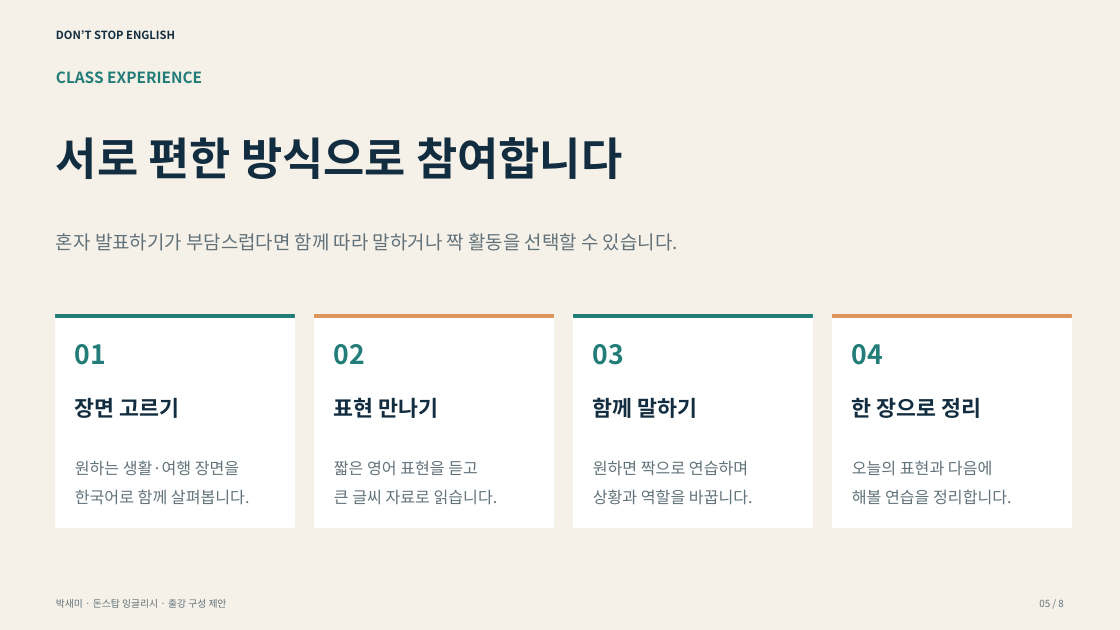
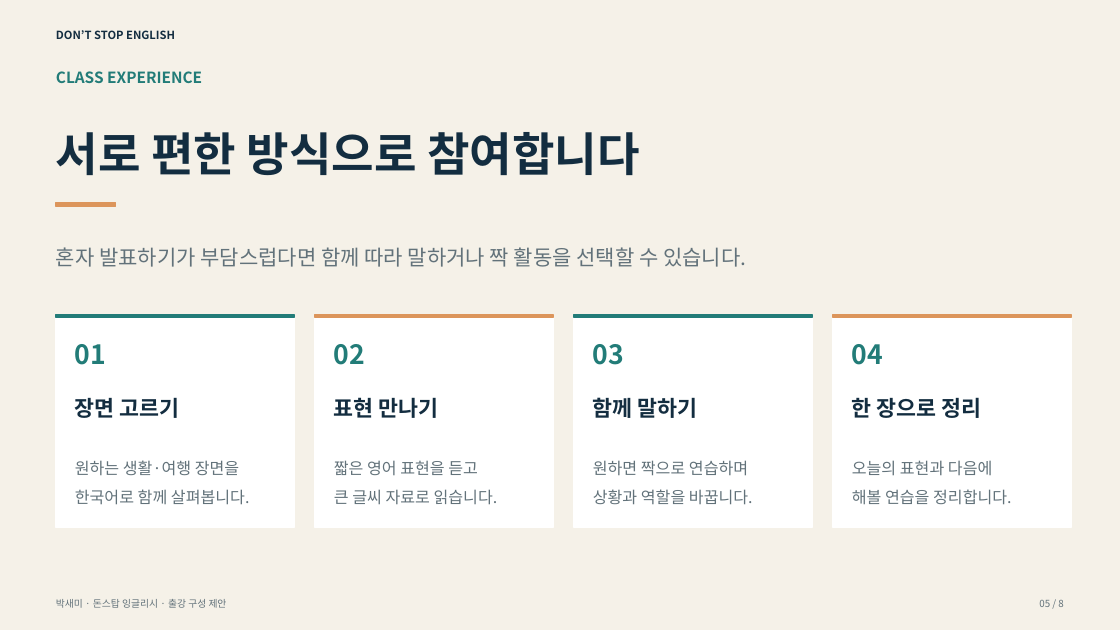
Before and after one commit to jty0221-dot/harangmarketing, a slide deck: slide 5 of public/dontstop-lecture/proposal-small-group.pptx. Drawn at 1120x630 pixels with LibreOffice and Linux fonts; fonts in the diff are those of the drawing. Boxes give left, top, right and bottom in pixels: in the first picture for what was removed or moved away, otherwise in the second. Text is boxed around its words. In the diff, an @@ line names an element or a change of style, - is before the commit and + after.

```diff
--- a/public/dontstop-lecture/proposal-small-group.pptx
+++ b/public/dontstop-lecture/proposal-small-group.pptx
@@ text "서로 편한 방식으로 참여합니다" at [56,132,640,175]: size 38.4 to 39.6 pt @@
@@ rectangle added at [56,202,116,207], fill #DC955B, outline #DC955B 1 pt @@
@@ text "혼자 발표하기가 부담스럽다면 함께 따라 ...": place and size @@
-text "혼자 발표하기가 부담스럽다면 함께 따라 ..." at [56,233,677,251]
+text "혼자 발표하기가 부담스럽다면 함께 따라 ..." at [56,247,746,267]
@@ text "혼자 발표하기가 부담스럽다면 함께 따라 ..." at [56,247,746,267]: size 16.2 to 18 pt @@
```
Also in this commit, not shown: 4 other slides changed, 9 other files.
